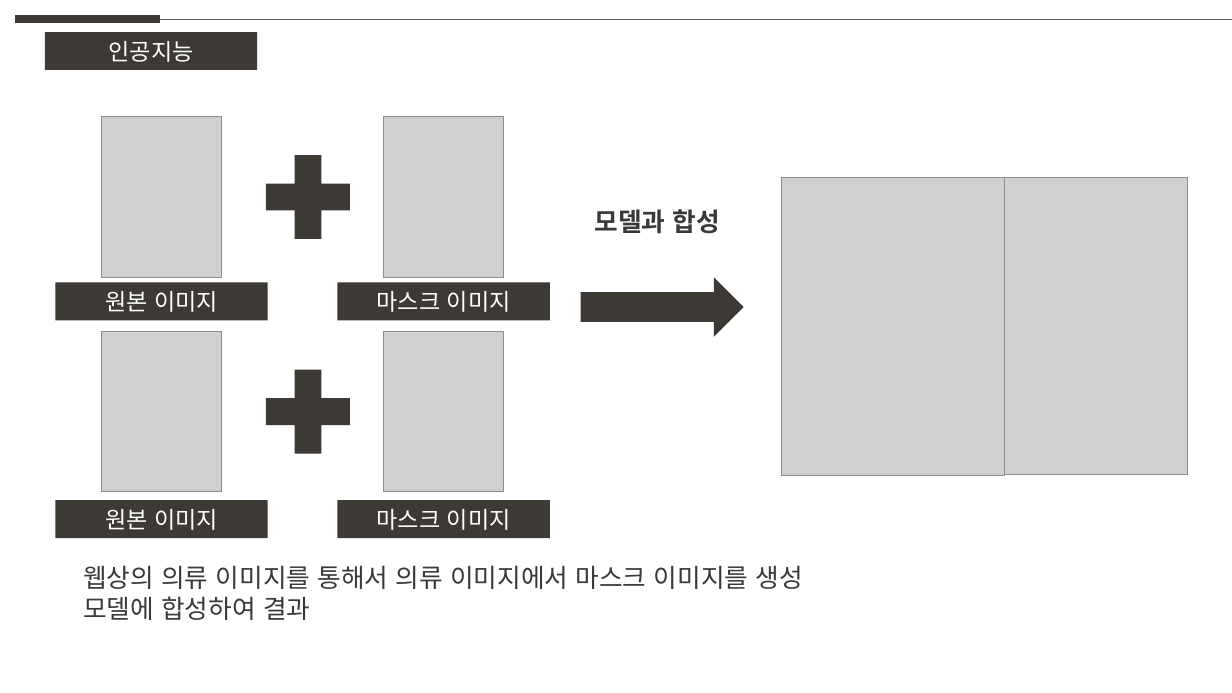
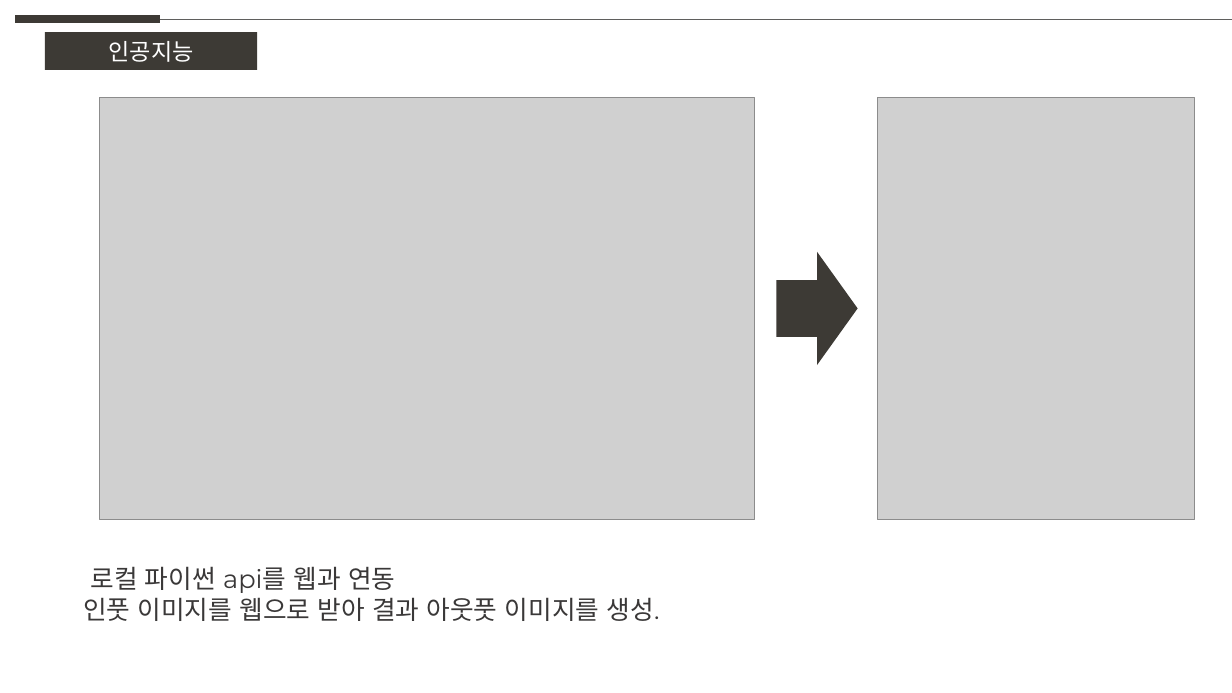
Before and after one commit to weaknessHero/Project_AvatarS, a slide deck: slide 2 of 발표자료/업데이트/LJHPPT.pptx. Drawn at 1232x693 pixels with LibreOffice and Linux fonts; fonts in the diff are those of the drawing; grey boxes stand for pictures. Boxes give left, top, right and bottom in pixels: in the first picture for what was removed or moved away, otherwise in the second. Text is boxed around its words. In the diff, an @@ line names an element or a change of style, - is before the commit and + after.

Commit message:
인공지능 연동 관련

```diff
--- a/발표자료/업데이트/LJHPPT.pptx
+++ b/발표자료/업데이트/LJHPPT.pptx
@@ picture added at <box>100,98,755,520</box> @@
@@ picture removed at <box>102,116,222,277</box> @@
@@ picture removed at <box>384,116,504,277</box> @@
@@ picture added at <box>878,98,1194,520</box> @@
@@ plus sign removed at <box>251,140,366,254</box> @@
@@ picture removed at <box>782,177,1006,475</box> @@
@@ picture removed at <box>965,177,1188,474</box> @@
@@ text removed at <box>595,209,720,234</box> @@
-모델과 합성
@@ right arrow: place and size @@
-right arrow at <box>580,277,743,337</box>
+right arrow at <box>776,251,858,365</box>
@@ rectangle removed at <box>55,283,268,321</box> @@
-원본 이미지
@@ rectangle removed at <box>337,283,550,321</box> @@
-마스크 이미지
@@ picture removed at <box>102,332,222,493</box> @@
@@ plus sign removed at <box>251,355,366,470</box> @@
@@ picture removed at <box>384,332,504,493</box> @@
@@ rectangle removed at <box>55,500,268,538</box> @@
-원본 이미지
@@ rectangle removed at <box>337,500,550,538</box> @@
-마스크 이미지
@@ text at <box>83,566,659,621</box>: text changed @@
-웹상의 의류 이미지를 통해서 의류 이미지에서 마스크 이미지를 생성
-모델에 합성하여 결과
+로컬 파이썬 api를 웹과 연동
+인풋 이미지를 웹으로 받아 결과 아웃풋 이미지를 생성.
```
Also in this commit, not shown: 3 slides removed.
